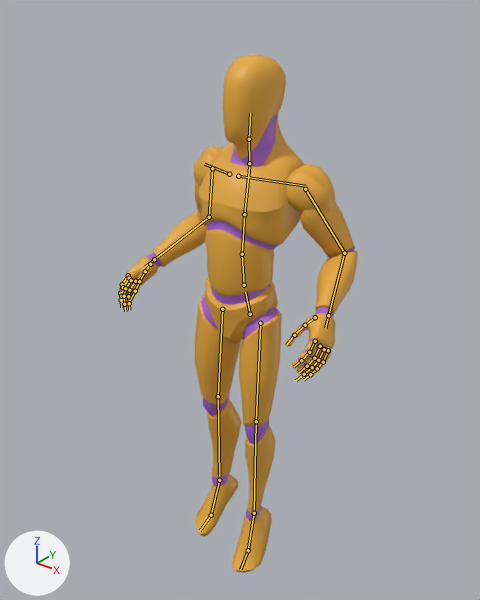
Renders of the glTF model assets/humanoid/humanoid_clips.glb from each side of a commit.
Camera for both pictures: a 50 mm camera at (1.353, -1.731, 2.401) aimed at (-0.041, 0.011, 1.321). Arrows for +X, +Y and +Z are at lower left; the lights stay in place. The first picture is the older version. Both versions are drawn at frame 13 of the action 'Takeoff'; the numbers are the values there. The bones that change, and the others that lie on the model, are drawn over the model as lines.

Objects in the first picture: 'Mannequin'.
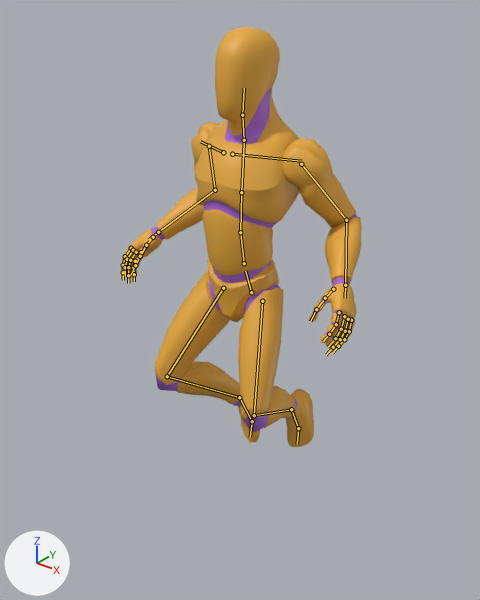
The edits, one by one:
Bone 'pelvis' (bone_pelvis) moves from (0.005, 0.356, -0.055) to (0.0, 0.432, -0.089).
Bone 'pelvis' (bone_pelvis) turns from (1, 0, 0) to (5, 0, 0) degrees about its own x, y and z.
Bone 'clavicle_l' (bone_clavicle_l) turns from (-2, 1, -3) to (-2, 1, -1) degrees about its own x, y and z.
Bone 'upperarm_l' (bone_upperarm_l) turns from (-29, -4, -60) to (-36, -10, -56) degrees about its own x, y and z.
Bone 'lowerarm_l' (bone_lowerarm_l) turns from (78, 0, 0) to (81, 0, 0) degrees about its own x, y and z.
Bone 'clavicle_r' (bone_clavicle_r) turns from (-2, -1, 3) to (-2, -1, 1) degrees about its own x, y and z.
Bone 'upperarm_r' (bone_upperarm_r) turns from (-28, 4, 60) to (-34, 9, 56) degrees about its own x, y and z.
Bone 'neck_01' (bone_neck_01) turns from (-1, 0, 0) to (-2, 0, 0) degrees about its own x, y and z.
Bone 'Head' (bone_head) turns from (-1, 0, 0) to (-3, 0, 0) degrees about its own x, y and z.
Bone 'thigh_l' (bone_thigh_l) turns from (-8, -17, 0) to (-33, -18, -6) degrees about its own x, y and z.
Bone 'calf_l' (bone_calf_l) turns from (-1, 0, 0) to (86, 0, 0) degrees about its own x, y and z.
Bone 'foot_l' (bone_foot_l) moves from (0.0, 0.002, 0.003) to (0.0, 0.0, 0.0).
Bone 'foot_l' (bone_foot_l) turns from (53, 2, 8) to (33, 8, 9) degrees about its own x, y and z.
Bone 'thigh_r' (bone_thigh_r) turns from (-3, 17, 3) to (-39, 18, 6) degrees about its own x, y and z.
Bone 'calf_r' (bone_calf_r) turns from (-1, 0, 0) to (86, 0, 0) degrees about its own x, y and z.
Bone 'foot_r' (bone_foot_r) moves from (0.0, 0.01, 0.02) to (0.0, 0.0, 0.0).
Bone 'foot_r' (bone_foot_r) turns from (44, 0, -9) to (33, -7, -9) degrees about its own x, y and z.

Boxes [x1, y1, x2, y2] around the edits, measured in the pictures (480 x 600 px):
'Mannequin', posed (19% shorter)
    before: [119, 54, 358, 573]
    after: [122, 27, 362, 447]
bone 'pelvis', root to tip
    before: (250, 314) to (245, 292)
    after: (251, 292) to (245, 271)
bone 'clavicle_l', root to tip
    before: (238, 176) to (306, 186)
    after: (232, 154) to (302, 161)
bone 'upperarm_l', root to tip
    before: (305, 189) to (344, 253)
    after: (301, 164) to (346, 220)
bone 'lowerarm_l', root to tip
    before: (344, 253) to (328, 315)
    after: (346, 220) to (345, 285)
bone 'clavicle_r', root to tip
    before: (229, 174) to (204, 164)
    after: (223, 152) to (200, 141)
bone 'upperarm_r', root to tip
    before: (212, 168) to (209, 217)
    after: (209, 146) to (215, 190)
bone 'neck_01', root to tip
    before: (249, 163) to (249, 139)
    after: (244, 140) to (242, 115)
bone 'Head', root to tip
    before: (249, 139) to (250, 112)
    after: (242, 115) to (244, 88)
bone 'thigh_l', root to tip
    before: (260, 323) to (256, 421)
    after: (262, 301) to (254, 415)
bone 'calf_l', root to tip
    before: (256, 421) to (254, 512)
    after: (254, 415) to (291, 409)
bone 'foot_l', root to tip
    before: (254, 513) to (248, 550)
    after: (291, 409) to (298, 428)
bone 'thigh_r', root to tip
    before: (222, 309) to (218, 396)
    after: (223, 288) to (167, 376)
bone 'calf_r', root to tip
    before: (218, 396) to (219, 476)
    after: (167, 376) to (239, 397)
bone 'foot_r', root to tip
    before: (219, 480) to (211, 515)
    after: (239, 397) to (252, 421)
